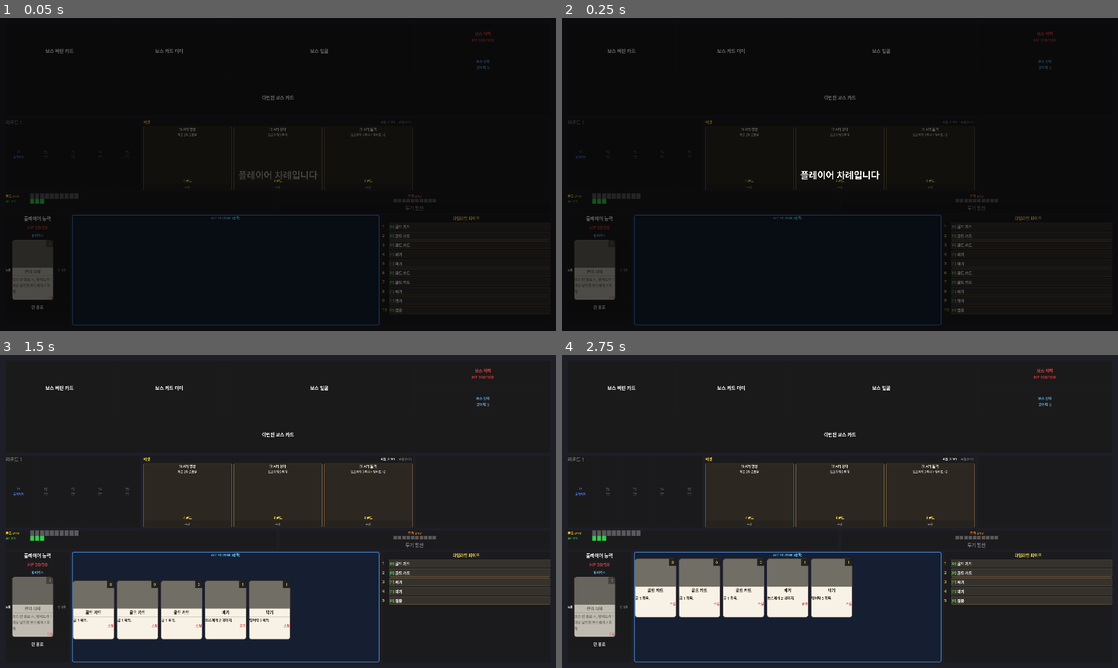
Above: before the commit, frames 1-4 (two rows, left to right).
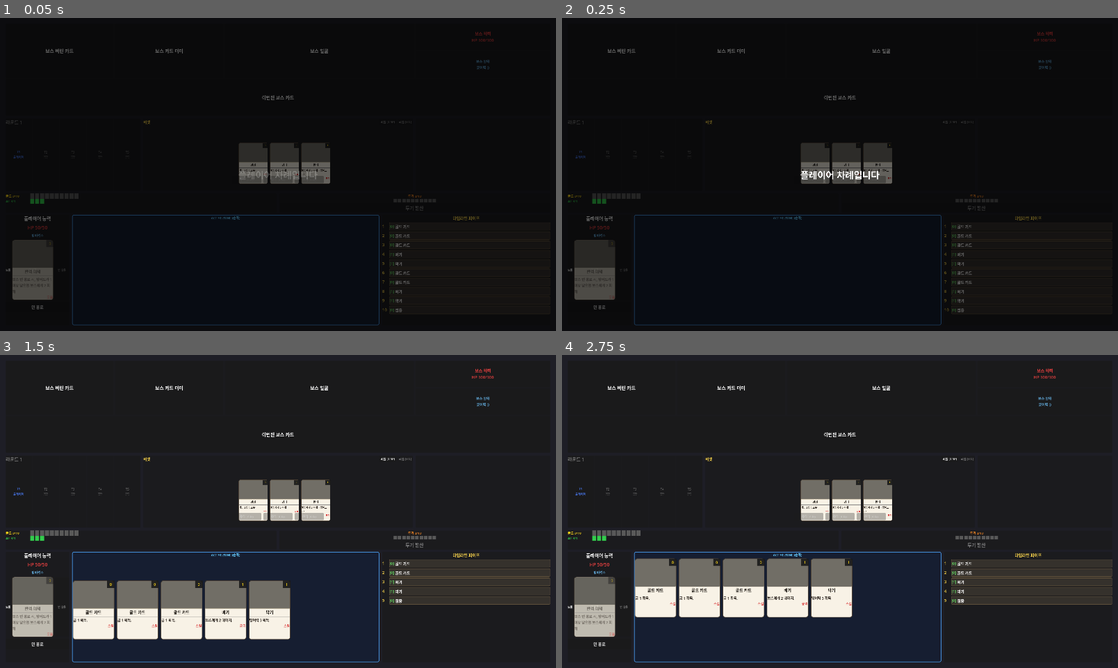
Above: after the commit, the same moments.

Repository: Bobby-Kang/boss-raid-card-game
Game: Godot game, scene res://scenes/main/main_scene.tscn
The game is run twice, just before and just after one commit, with the same random seed, the same clock (stepped at 60 frames per second) and the same inputs.
Inputs:
- Up to frame 1 (0.05 s): no input
- Up to frame 2 (0.25 s): no input
- Up to frame 3 (1.5 s): tap Enter at 0.5 s; tap Space at 1.25 s
- Up to frame 4 (2.75 s): click "리롤 (3 AP)" at 2 s

The runs differ from the first frame. In frame 1, 2.1% of the frame differs, in the area x 25-75%, y 34-55%; in frame 2, 2.0%; in frame 3, 2.3%, in the area x 25-75%, y 34-56%; in frame 4, 2.3%.

Commit message:
feat: 마켓 UI를 카드 비주얼로 교체 + 구매 버튼 클릭 차단 버그 수정
문제:
- 마켓의 "구매" 버튼 클릭이 PlayDropZone(MiddleWrapper 전체를 덮는
  투명 PanelContainer, mouse_filter=PASS)에 의해 차단됨
- Godot 4의 PASS는 이벤트를 형제가 아닌 부모로 전달하므로
  MarketPanel 내부 버튼이 클릭을 받지 못함

수정:
- MarketPanel.z_index = 1로 PlayDropZone(z=0) 위로 끌어올려 입력 우선권 확보
  (TurnInfoPanel/ActionLogPanel은 그대로 z=0이라 PlayDropZone의
   드래그 감지에 영향 없음)
- 슬롯 UI를 텍스트 라벨 → Card 씬 인스턴스(scale 0.7)로 교체
- 각 슬롯: [Card 비주얼] + [구매 (NG) 버튼] VBox
- 카드는 set_active(false) + mouse_filter IGNORE로 드래그 차단
- _render_slots에서 카드 인스턴스를 매번 free/recreate하여 데이터 갱신 단순화

Co-Authored-By: Claude Opus 4.6 <noreply@anthropic.com>

Diff:
--- a/resources/cards/warrior/market/market_bulwark.tres
+++ b/resources/cards/warrior/market/market_bulwark.tres
@@ -1,8 +1,8 @@
-[gd_resource type="Resource" script_class="CardData" format=3]
+[gd_resource type="Resource" script_class="CardData" format=3 uid="uid://crjixk2k5iy8d"]
 
-[ext_resource type="Script" path="res://scripts/cards/card_data.gd" id="1_script"]
-[ext_resource type="Script" path="res://scripts/cards/effects/card_effect.gd" id="2_base"]
-[ext_resource type="Script" path="res://scripts/cards/effects/block_effect.gd" id="3_block"]
+[ext_resource type="Script" uid="uid://csn4ue6t4ruvd" path="res://scripts/cards/card_data.gd" id="1_script"]
+[ext_resource type="Script" uid="uid://gfj2vjrpeqnl" path="res://scripts/cards/effects/card_effect.gd" id="2_base"]
+[ext_resource type="Script" uid="uid://cvxpcm6la08sn" path="res://scripts/cards/effects/block_effect.gd" id="3_block"]
 
 [sub_resource type="Resource" id="Effect_block"]
 script = ExtResource("3_block")
--- a/resources/cards/warrior/market/market_charge.tres
+++ b/resources/cards/warrior/market/market_charge.tres
@@ -1,9 +1,9 @@
-[gd_resource type="Resource" script_class="CardData" format=3]
+[gd_resource type="Resource" script_class="CardData" format=3 uid="uid://dhkis4kw01ryc"]
 
-[ext_resource type="Script" path="res://scripts/cards/card_data.gd" id="1_script"]
-[ext_resource type="Script" path="res://scripts/cards/effects/card_effect.gd" id="2_base"]
-[ext_resource type="Script" path="res://scripts/cards/effects/damage_effect.gd" id="3_damage"]
-[ext_resource type="Script" path="res://scripts/cards/effects/block_effect.gd" id="4_block"]
+[ext_resource type="Script" uid="uid://csn4ue6t4ruvd" path="res://scripts/cards/card_data.gd" id="1_script"]
+[ext_resource type="Script" uid="uid://gfj2vjrpeqnl" path="res://scripts/cards/effects/card_effect.gd" id="2_base"]
+[ext_resource type="Script" uid="uid://c323gvneknc4m" path="res://scripts/cards/effects/damage_effect.gd" id="3_damage"]
+[ext_resource type="Script" uid="uid://cvxpcm6la08sn" path="res://scripts/cards/effects/block_effect.gd" id="4_block"]
 
 [sub_resource type="Resource" id="Effect_damage"]
 script = ExtResource("3_damage")
@@ -19,5 +19,4 @@
 cost = 1
 gold_cost = 4
 description = "보스에게 3 피해 + 방어도 +2"
-card_type = 0
 effects = Array[ExtResource("2_base")]([SubResource("Effect_damage"), SubResource("Effect_block")])
--- a/resources/cards/warrior/market/market_meditation.tres
+++ b/resources/cards/warrior/market/market_meditation.tres
@@ -1,8 +1,8 @@
-[gd_resource type="Resource" script_class="CardData" format=3]
+[gd_resource type="Resource" script_class="CardData" format=3 uid="uid://djc1pflju5r1v"]
 
-[ext_resource type="Script" path="res://scripts/cards/card_data.gd" id="1_script"]
-[ext_resource type="Script" path="res://scripts/cards/effects/card_effect.gd" id="2_base"]
-[ext_resource type="Script" path="res://scripts/cards/effects/draw_effect.gd" id="3_draw"]
+[ext_resource type="Script" uid="uid://csn4ue6t4ruvd" path="res://scripts/cards/card_data.gd" id="1_script"]
+[ext_resource type="Script" uid="uid://gfj2vjrpeqnl" path="res://scripts/cards/effects/card_effect.gd" id="2_base"]
+[ext_resource type="Script" uid="uid://bylcx1jvg5n37" path="res://scripts/cards/effects/draw_effect.gd" id="3_draw"]
 
 [sub_resource type="Resource" id="Effect_draw"]
 script = ExtResource("3_draw")
@@ -11,7 +11,6 @@
 [resource]
 script = ExtResource("1_script")
 card_name = "명상"
-cost = 0
 gold_cost = 4
 description = "카드 2장 드로우"
 card_type = 1
--- a/resources/cards/warrior/market/market_strike.tres
+++ b/resources/cards/warrior/market/market_strike.tres
@@ -1,8 +1,8 @@
-[gd_resource type="Resource" script_class="CardData" format=3]
+[gd_resource type="Resource" script_class="CardData" format=3 uid="uid://cxbr8bbfmhype"]
 
-[ext_resource type="Script" path="res://scripts/cards/card_data.gd" id="1_script"]
-[ext_resource type="Script" path="res://scripts/cards/effects/card_effect.gd" id="2_base"]
-[ext_resource type="Script" path="res://scripts/cards/effects/damage_effect.gd" id="3_damage"]
+[ext_resource type="Script" uid="uid://csn4ue6t4ruvd" path="res://scripts/cards/card_data.gd" id="1_script"]
+[ext_resource type="Script" uid="uid://gfj2vjrpeqnl" path="res://scripts/cards/effects/card_effect.gd" id="2_base"]
+[ext_resource type="Script" uid="uid://c323gvneknc4m" path="res://scripts/cards/effects/damage_effect.gd" id="3_damage"]
 
 [sub_resource type="Resource" id="Effect_damage"]
 script = ExtResource("3_damage")
@@ -14,5 +14,4 @@
 cost = 2
 gold_cost = 4
 description = "보스에게 5 피해"
-card_type = 0
 effects = Array[ExtResource("2_base")]([SubResource("Effect_damage")])
--- a/resources/cards/warrior/module_counter_stance.tres
+++ b/resources/cards/warrior/module_counter_stance.tres
@@ -1,7 +1,8 @@
-[gd_resource type="Resource" script_class="CardData" format=3]
+[gd_resource type="Resource" script_class="CardData" format=3 uid="uid://dffejvyfhrac1"]
 
-[ext_resource type="Script" path="res://scripts/cards/card_data.gd" id="1_script"]
-[ext_resource type="Script" path="res://scripts/characters/warrior/counter_stance_ability.gd" id="2_ability"]
+[ext_resource type="Script" uid="uid://csn4ue6t4ruvd" path="res://scripts/cards/card_data.gd" id="1_script"]
+[ext_resource type="Script" uid="uid://gfj2vjrpeqnl" path="res://scripts/cards/effects/card_effect.gd" id="1_xy51q"]
+[ext_resource type="Script" uid="uid://ccinrchd4kip1" path="res://scripts/characters/warrior/counter_stance_ability.gd" id="2_ability"]
 
 [sub_resource type="Resource" id="Ability_counter_stance"]
 script = ExtResource("2_ability")
@@ -10,7 +11,6 @@
 [resource]
 script = ExtResource("1_script")
 card_name = "반격 태세"
-cost = 0
 description = "보스 턴 종료 시, 방어도가 1 이상 남으면 보스에게 2 피해"
 card_type = 3
 module_ability = SubResource("Ability_counter_stance")
--- a/scenes/main/main_scene.tscn
+++ b/scenes/main/main_scene.tscn
@@ -326,7 +326,6 @@
 theme_override_font_sizes/font_size = 11
 text = "방어력 0"
 horizontal_alignment = 1
-
 
 [node name="ActiveRow" type="HBoxContainer" parent="BattleField/VBoxLayout/BottomArea/PlayerZones/PlayerAbility/VBox" unique_id=2028098073]
 layout_mode = 2
--- a/scripts/ui/market_panel.gd
+++ b/scripts/ui/market_panel.gd
@@ -10,9 +10,11 @@
 
 signal card_purchased(card_data: CardData)
 
+const CardScene := preload("res://scenes/cards/card.tscn")
 const SLOT_COUNT := 3
 const REROLL_AP_COST := 3
 const REROLL_GOLD_COST := 3
+const CARD_SCALE := 0.7
 
 @export var card_pool: Array[CardData] = []
 
@@ -25,10 +27,12 @@
 var _slots_hbox: HBoxContainer
 var _reroll_ap_button: Button
 var _reroll_gold_button: Button
-var _slot_widgets: Array = []  # Array of dictionaries {root, name_lbl, desc_lbl, cost_lbl, buy_btn}
+var _slot_widgets: Array = []  # Array of dicts {slot, card_holder, card, buy_btn}
 
 
 func _ready() -> void:
+	# PlayDropZone(같은 부모 트리 상위에서 덮음)을 회피해 클릭이 마켓에 닿도록 z_index 상승
+	z_index = 1
 	_build_ui()
 
 
@@ -66,7 +70,7 @@
 	_root_vbox.add_theme_constant_override("separation", 4)
 	add_child(_root_vbox)
 
-	# 헤더
+	# 헤더 (제목 + 리롤 버튼 2개)
 	var header := HBoxContainer.new()
 	header.add_theme_constant_override("separation", 6)
 	_root_vbox.add_child(header)
@@ -92,7 +96,8 @@
 
 	# 슬롯 영역
 	_slots_hbox = HBoxContainer.new()
-	_slots_hbox.add_theme_constant_override("separation", 6)
+	_slots_hbox.add_theme_constant_override("separation", 8)
+	_slots_hbox.alignment = BoxContainer.ALIGNMENT_CENTER
 	_slots_hbox.size_flags_horizontal = Control.SIZE_EXPAND_FILL
 	_slots_hbox.size_flags_vertical = Control.SIZE_EXPAND_FILL
 	_root_vbox.add_child(_slots_hbox)
@@ -102,54 +107,32 @@
 
 
 func _build_slot_widget(index: int) -> Dictionary:
-	var slot := PanelContainer.new()
-	slot.size_flags_horizontal = Control.SIZE_EXPAND_FILL
-	slot.size_flags_vertical = Control.SIZE_EXPAND_FILL
-
-	var style := StyleBoxFlat.new()
-	style.bg_color = Color(0.18, 0.16, 0.13, 0.9)
-	style.border_color = Color(0.55, 0.45, 0.3, 1)
-	style.set_border_width_all(1)
-	style.set_corner_radius_all(4)
-	slot.add_theme_stylebox_override("panel", style)
-
-	_slots_hbox.add_child(slot)
-
-	var vbox := VBoxContainer.new()
-	vbox.add_theme_constant_override("separation", 2)
-	slot.add_child(vbox)
-
-	var name_lbl := Label.new()
-	name_lbl.add_theme_font_size_override("font_size", 12)
-	name_lbl.add_theme_color_override("font_color", Color(1, 0.95, 0.85, 1))
-	name_lbl.horizontal_alignment = HORIZONTAL_ALIGNMENT_CENTER
-	vbox.add_child(name_lbl)
-
-	var desc_lbl := Label.new()
-	desc_lbl.add_theme_font_size_override("font_size", 10)
-	desc_lbl.add_theme_color_override("font_color", Color(0.85, 0.85, 0.85, 1))
-	desc_lbl.horizontal_alignment = HORIZONTAL_ALIGNMENT_CENTER
-	desc_lbl.autowrap_mode = TextServer.AUTOWRAP_WORD_SMART
-	desc_lbl.size_flags_vertical = Control.SIZE_EXPAND_FILL
-	vbox.add_child(desc_lbl)
-
-	var cost_lbl := Label.new()
-	cost_lbl.add_theme_font_size_override("font_size", 11)
-	cost_lbl.add_theme_color_override("font_color", Color(1, 0.85, 0.3, 1))
-	cost_lbl.horizontal_alignment = HORIZONTAL_ALIGNMENT_CENTER
-	vbox.add_child(cost_lbl)
-
+	# 카드 한 장 + 구매 버튼을 세로로 묶음
+	var slot_vbox := VBoxContainer.new()
+	slot_vbox.size_flags_horizontal = Control.SIZE_SHRINK_CENTER
+	slot_vbox.size_flags_vertical = Control.SIZE_SHRINK_CENTER
+	slot_vbox.add_theme_constant_override("separation", 4)
+	_slots_hbox.add_child(slot_vbox)
+
+	# 카드 자리 (스케일된 카드를 담는 wrapper — 레이아웃이 축소된 크기를 인식하도록)
+	var card_holder := Control.new()
+	var card_w := int(144 * CARD_SCALE)
+	var card_h := int(204 * CARD_SCALE)
+	card_holder.custom_minimum_size = Vector2(card_w, card_h)
+	slot_vbox.add_child(card_holder)
+
+	# 구매 버튼
 	var buy_btn := Button.new()
 	buy_btn.text = "구매"
-	buy_btn.add_theme_font_size_override("font_size", 10)
+	buy_btn.add_theme_font_size_override("font_size", 11)
+	buy_btn.custom_minimum_size = Vector2(card_w, 0)
 	buy_btn.pressed.connect(func() -> void: _on_buy_pressed(index))
-	vbox.add_child(buy_btn)
+	slot_vbox.add_child(buy_btn)
 
 	return {
-		"root": slot,
-		"name_lbl": name_lbl,
-		"desc_lbl": desc_lbl,
-		"cost_lbl": cost_lbl,
+		"slot": slot_vbox,
+		"card_holder": card_holder,
+		"card": null,
 		"buy_btn": buy_btn,
 	}
 
@@ -159,24 +142,37 @@
 func _render_slots() -> void:
 	for i in range(SLOT_COUNT):
 		var widget: Dictionary = _slot_widgets[i]
+		# 기존 카드 인스턴스 제거
+		if widget.card != null and is_instance_valid(widget.card):
+			widget.card.queue_free()
+			widget.card = null
+
 		if i < slots.size():
 			var card_data: CardData = slots[i]
-			widget.root.visible = true
-			widget.name_lbl.text = "[%d AP] %s" % [card_data.cost, card_data.card_name]
-			widget.desc_lbl.text = card_data.get_description_text()
-			widget.cost_lbl.text = "%d 골드" % card_data.gold_cost
-			widget.buy_btn.text = "구매"
+			widget.slot.visible = true
+			# 새 카드 인스턴스 생성 (마켓용 — 비활성, 드래그 불가)
+			var card: Control = CardScene.instantiate()
+			card.data = card_data
+			card.is_face_up = true
+			card.scale = Vector2(CARD_SCALE, CARD_SCALE)
+			card.mouse_filter = Control.MOUSE_FILTER_IGNORE
+			widget.card_holder.add_child(card)
+			widget.card = card
+			# _ready 후 비활성 처리 (드래그 차단 + 시각적 dim 제거)
+			card.set_active(false)
+			card.modulate.a = 1.0  # 비활성이라도 마켓 카드는 또렷하게
+			widget.buy_btn.text = "구매 (%d G)" % card_data.gold_cost
 		else:
-			widget.root.visible = false
+			widget.slot.visible = false
 	_refresh_button_states()
 
 
 func _refresh_button_states() -> void:
 	var has_ap := ap_manager != null and ap_manager.has(REROLL_AP_COST)
-	var has_gold := gold_manager != null and gold_manager.current >= REROLL_GOLD_COST
+	var has_gold_for_reroll := gold_manager != null and gold_manager.current >= REROLL_GOLD_COST
 
 	_reroll_ap_button.disabled = not is_player_turn or not has_ap
-	_reroll_gold_button.disabled = not is_player_turn or not has_gold
+	_reroll_gold_button.disabled = not is_player_turn or not has_gold_for_reroll
 
 	for i in range(SLOT_COUNT):
 		var widget: Dictionary = _slot_widgets[i]
Not shown: 2 places in scenes/main/main_scene.tscn that only renumber resources
